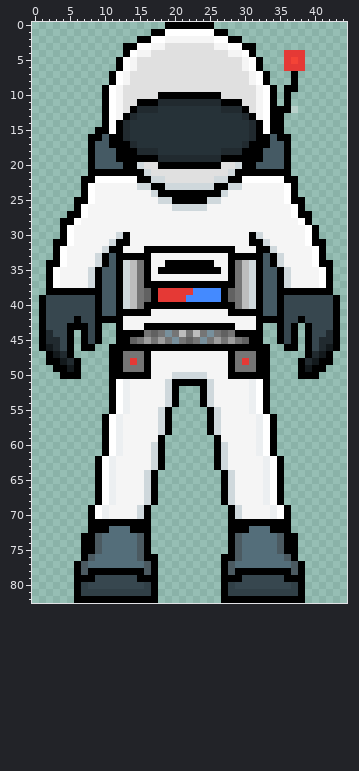
Two states of a sprite sheet, Assets/Player/front.png. Above, as it was before the edit.
The file is 45x83 pixels.
The result:
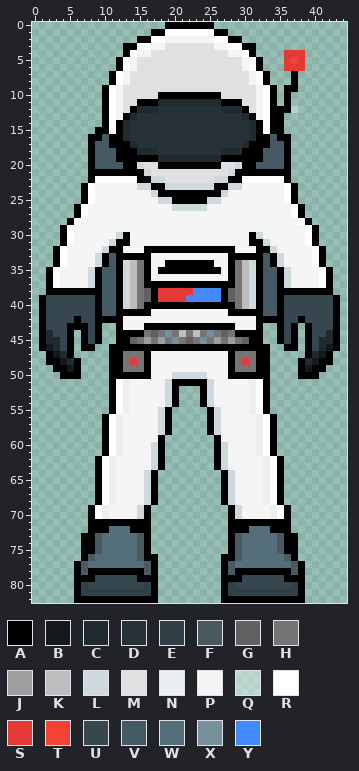
Palette (. is transparent): A #000000  B #13191c  C #212a2f  D #263238  E #314047  F #4b5a61  G #616161  H #757575  J #9e9e9e  K #bdbdbd  L #cfd8dc  M #e0e0e0  N #eceff1  P #f5f5f5  Q #ffffff66  R #ffffff  S #e53935  T #f44336  U #37474f  V #455a64  W #546e7a  X #78909c  Y #448aff
The edit:
The author cleared colour A in row 22 at x 7 and 37; in row 25 at x 6 and 38; in row 27 at x 5 and 39; in row 28 at x 4; in row 31 at x 3 and 41; in row 34 at x 2 and 42.
Changed places in both pictures, as pixel boxes (x1, y1, x2, y2):
erased: (46, 176, 88, 267)
erased: (291, 176, 333, 267)
